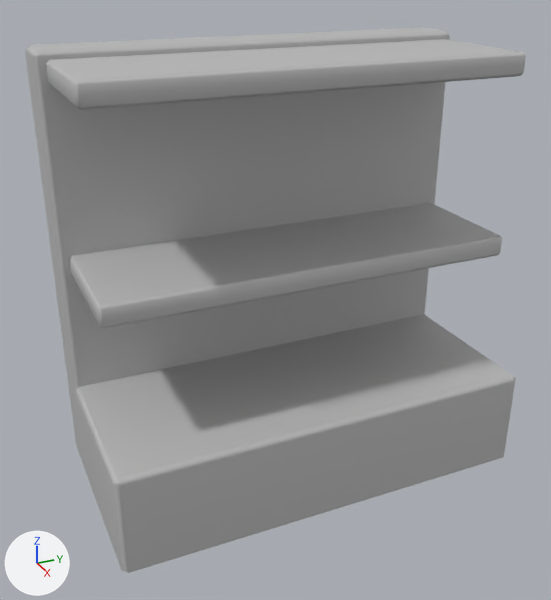
One commit to the FBX model Assets/Props/Stella_100_200_01.fbx: the scene before it, then after it.
Rendered twice from a 50 mm camera at (2.96, -1.41, 2.36) aimed at (0.04, -0.1, 0.89). Lighting does not change. The marker at lower left points along +X, +Y and +Z. Where no turn or scale is listed for an object, it has been applied to the vertices.

Objects in the first picture: 'Stella_100_200_01'.
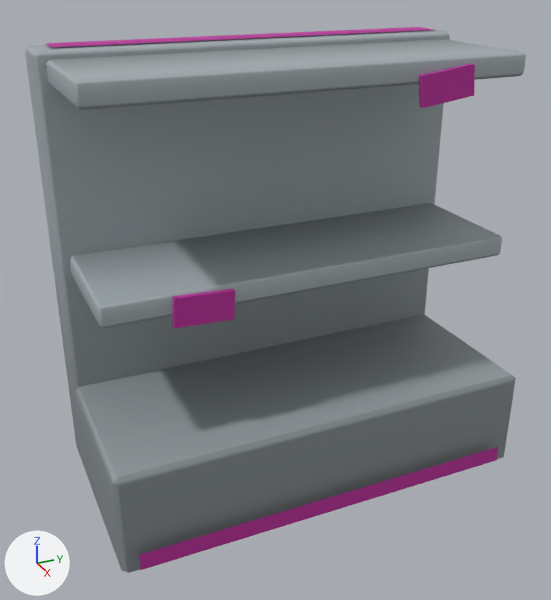
Commit message: add marks on stands

Scene script edits in JSON lines:
```json
{"op": "add", "block": "img_tex_stell_png", "code": ["img_tex_stell_png = load_image('tex_stell.png', '../Textures/tex_stell.png', 1024, 1024, 'sRGB')"]}
{"op": "add", "block": "mat_phong1", "code": ["mat_phong1 = principled_material('phong1')", "mat_phong1.texture = img_tex_stell_png", "mat_phong1.roughness = 0.553"]}
{"op": "add", "block": "mat_marks", "code": ["mat_marks = principled_material('marks')", "mat_marks.base_color = (0.5, 0.0225, 0.335)  # pink #bc299d", "mat_marks.roughness = 0.749"]}
{"block": "me_mesh", "where": "# used by ob_stella_100_200_01; location = (0.0, 0.0, 0.0)"}
{"op": "remove", "block": "me_mesh", "code": "me_mesh.from_pydata(...)  # 78 vertices, 67 faces; spans x -0.5..0.5, y -1.0..1.0, z 0.0..2.0"}
{"op": "add", "block": "me_mesh", "code": "me_mesh.from_pydata(...)  # 66 vertices, 57 faces; spans x -0.5..0.5, y -1.0..1.0, z 0.0..2.0"}
{"block": "me_mesh", "change": "me_mesh part 1"}
{"block": "me_mesh", "change": "6 vertices are removed from x -0.46..0.3, y -0.95..0.97, z 1.91"}
{"block": "me_mesh", "change": "10 faces are deleted"}
{"block": "me_mesh", "change": "5 new faces join them"}
{"block": "me_mesh", "change": "me_mesh part 2"}
{"block": "me_mesh", "change": "6 vertices are removed from x -0.46..0.3, y -0.95..0.97, z 1.08"}
{"block": "me_mesh", "change": "10 faces are deleted"}
{"block": "me_mesh", "change": "5 new faces join them"}
{"block": "me_mesh", "change": "me_mesh part 3: 47 faces spanning x -0.5..0.5, y -1.0..1.0, z 0.0..2.0 switch from mat_lambert1 (grey #bcbcbc) to mat_phong1 (picture img_tex_stell_png)"}
{"op": "add", "block": "me_mesh_001", "code": ["me_mesh_001 = bpy.data.meshes.new('Mesh.001')", "me_mesh_001.from_pydata(...)  # 24 vertices, 14 faces; spans x -0.51..0.51, y -0.93..0.93, z 0.05..2.01", "me_mesh_001.materials.append(mat_marks)  # pink #bc299d"]}
{"op": "add", "block": "ob_polysurface22", "code": ["ob_polysurface22 = bpy.data.objects.new('polySurface22', me_mesh_001)", "ob_polysurface22.location = (0.04, -0.005, 0.0)"]}
```

Location of each change, (x1, y1, x2, y2) in pixels of the pictures (551 x 600 px):
```json
{"object": "polySurface22", "change": "added", "after": [45, 27, 498, 570]}
{"part": 1, "of": "me_mesh", "change": "cut back", "before": [46, 56, 526, 106], "after": [46, 56, 526, 106]}
{"part": 2, "of": "me_mesh", "change": "cut back", "before": [70, 240, 502, 326], "after": [70, 240, 502, 326]}
{"part": 3, "of": "me_mesh", "change": "recoloured", "before": [25, 27, 526, 573], "after": [25, 27, 526, 573]}
```
